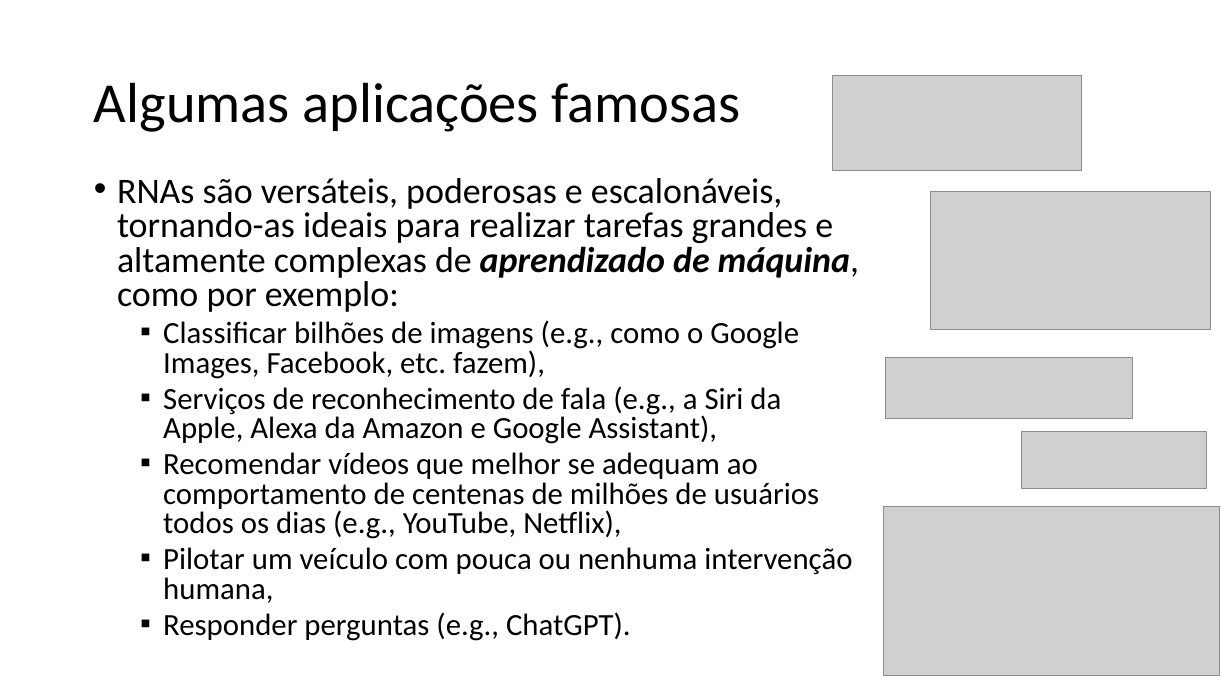
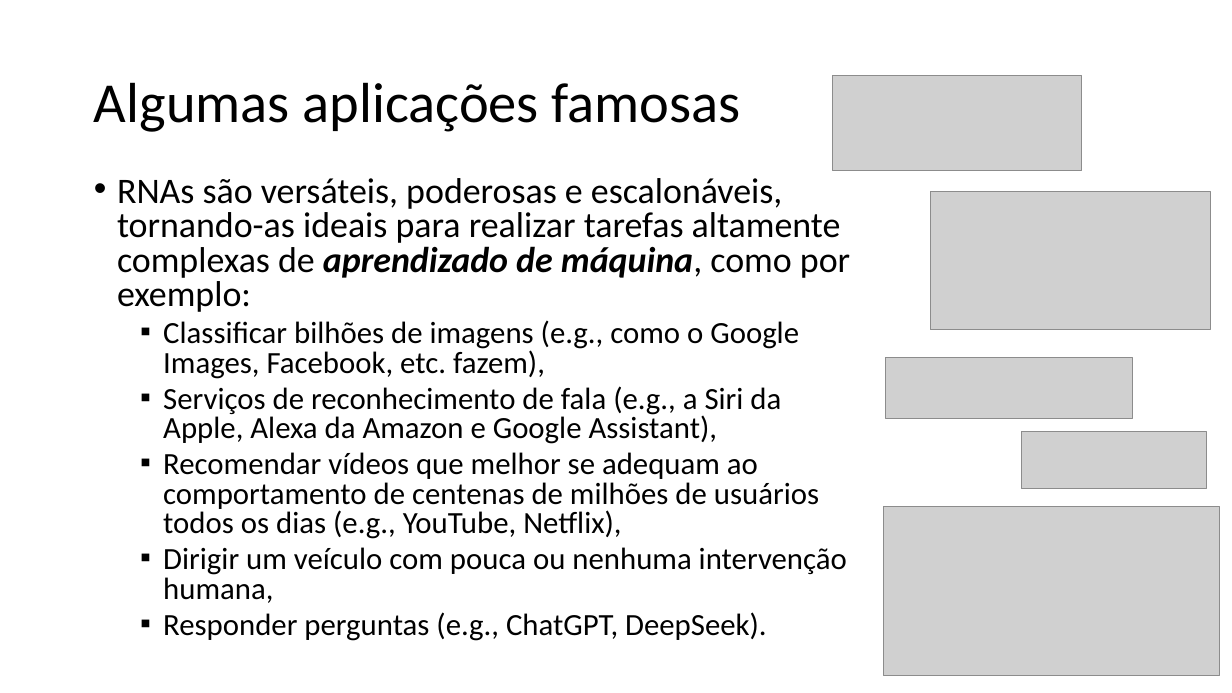
Before and after one commit to zz4fap/t320_aprendizado_de_maquina, a slide deck: slide 5 of slides/T320_Redes_Neurais_Artificiais (Parte I).pptx. Drawn at 1232x693 pixels with LibreOffice and Linux fonts; fonts in the diff are those of the drawing; grey boxes stand for pictures. Boxes give left, top, right and bottom in pixels: in the first picture for what was removed or moved away, otherwise in the second. Text is boxed around its words. In the diff, an @@ line names an element or a change of style, - is before the commit and + after.

```diff
--- a/slides/T320_Redes_Neurais_Artificiais (Parte I).pptx
+++ b/slides/T320_Redes_Neurais_Artificiais (Parte I).pptx
@@ text at (117, 178, 850, 312): text changed @@
-• RNAs são versáteis, poderosas e escalonáveis, tornando-as ideais para realizar tarefas grandes e altamente complexas de aprendizado de máquina, como por exemplo:
+• RNAs são versáteis, poderosas e escalonáveis, tornando-as ideais para realizar tarefas altamente complexas de aprendizado de máquina, como por exemplo:
@@ text at (163, 547, 847, 641): text changed @@
-  ▪ Pilotar um veículo com pouca ou nenhuma intervenção humana,
-  ▪ Responder perguntas (e.g., ChatGPT).
+  ▪ Dirigir um veículo com pouca ou nenhuma intervenção humana,
+  ▪ Responder perguntas (e.g., ChatGPT, DeepSeek).
```
Also in this commit, not shown: 4 other slides changed, 1 slide added, 2 slides removed.
